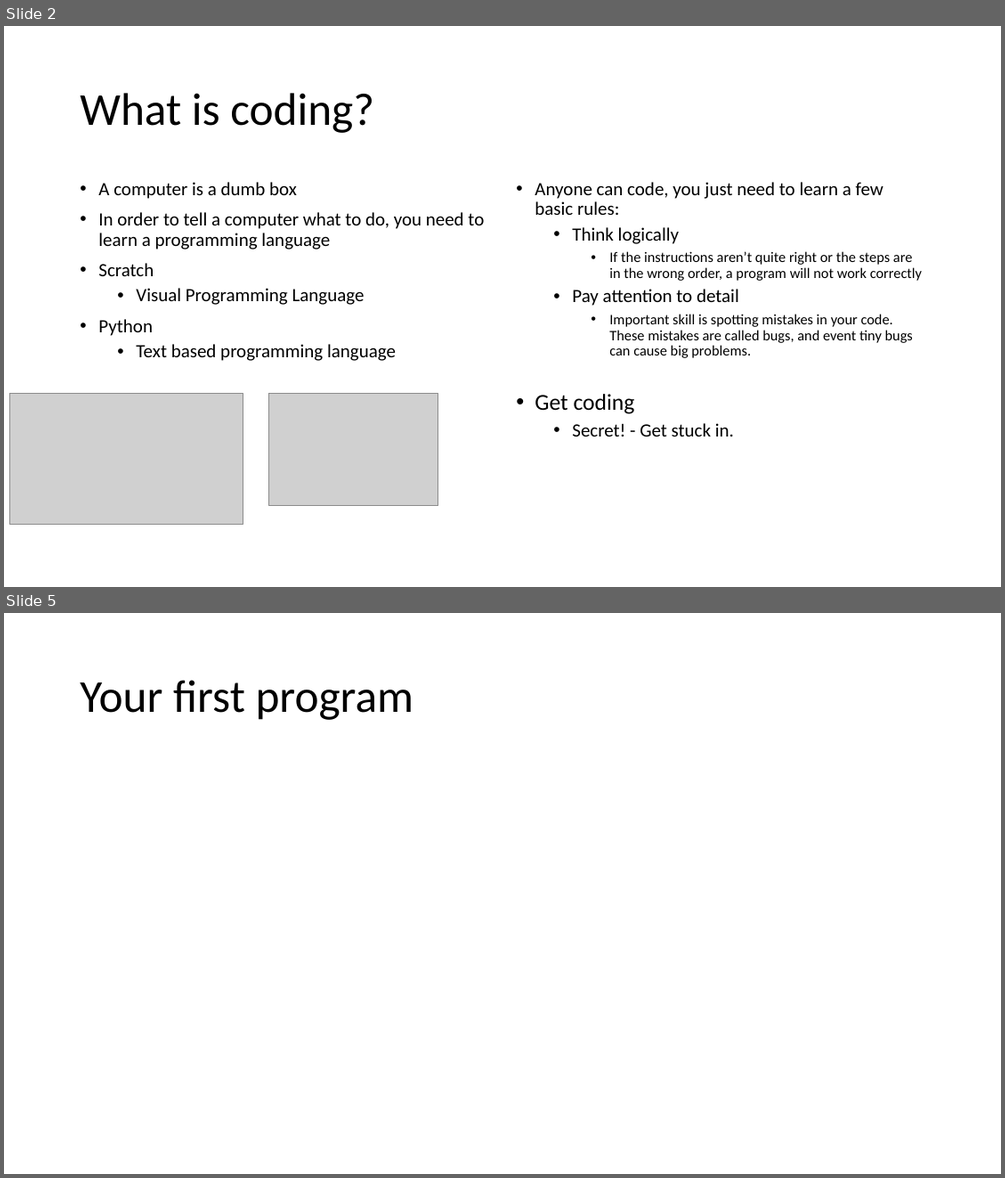
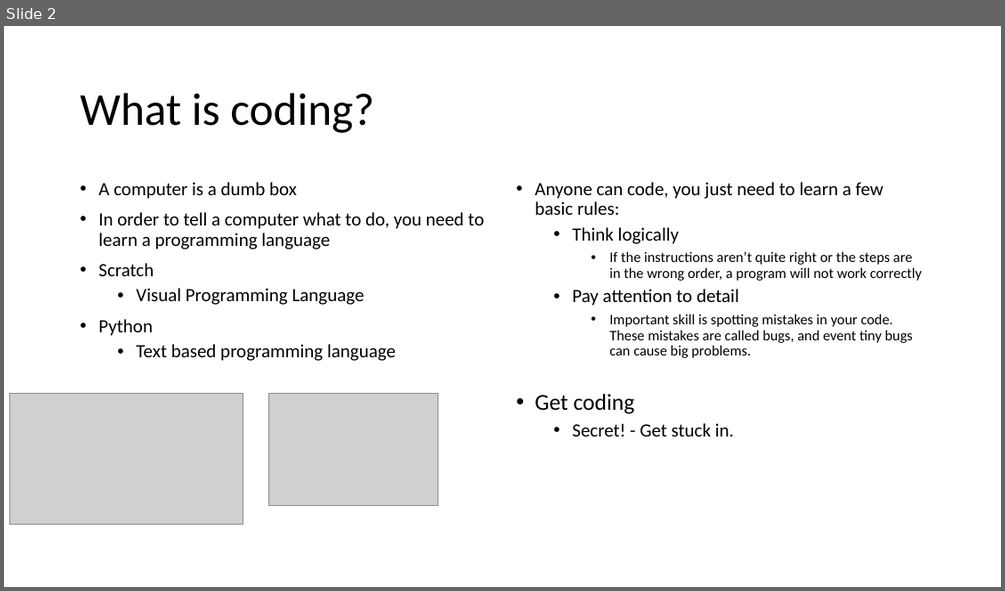
Before and after one commit to campbellCollege/python-projects, a slide deck: docs/Wk-01/python-projects-wk-01.pptx. Shown one above the other, each under a label of ours: slides 2 and 5 before the commit, slide 2 after it; the slides between them are not shown. The pictures are 1005x1178 and 1005x591 pixels, drawn with LibreOffice and Linux fonts; fonts in the diff are those of the drawing; grey boxes stand for pictures. Boxes give left, top, right and bottom in pixels: in the first picture for what was removed or moved away, otherwise in the second. Text is boxed around its words. In the diff, an @@ line names an element or a change of style, - is before the commit and + after.

```diff
--- a/docs/Wk-01/python-projects-wk-01.pptx
+++ b/docs/Wk-01/python-projects-wk-01.pptx
@@ slide 5 removed at (4, 613, 1001, 1174), background #FFFFFF @@
@@ title removed at (80, 680, 414, 720) @@
-Your first program
```
Also in this commit, not shown: 1 slide changed, 2 slides added, 1 other slide removed, 2 other files.
